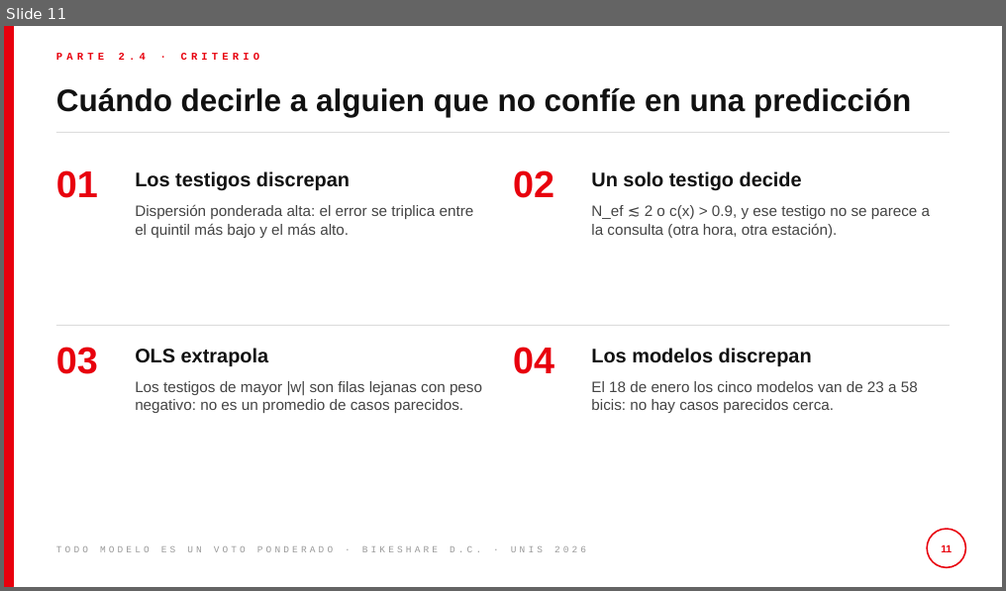
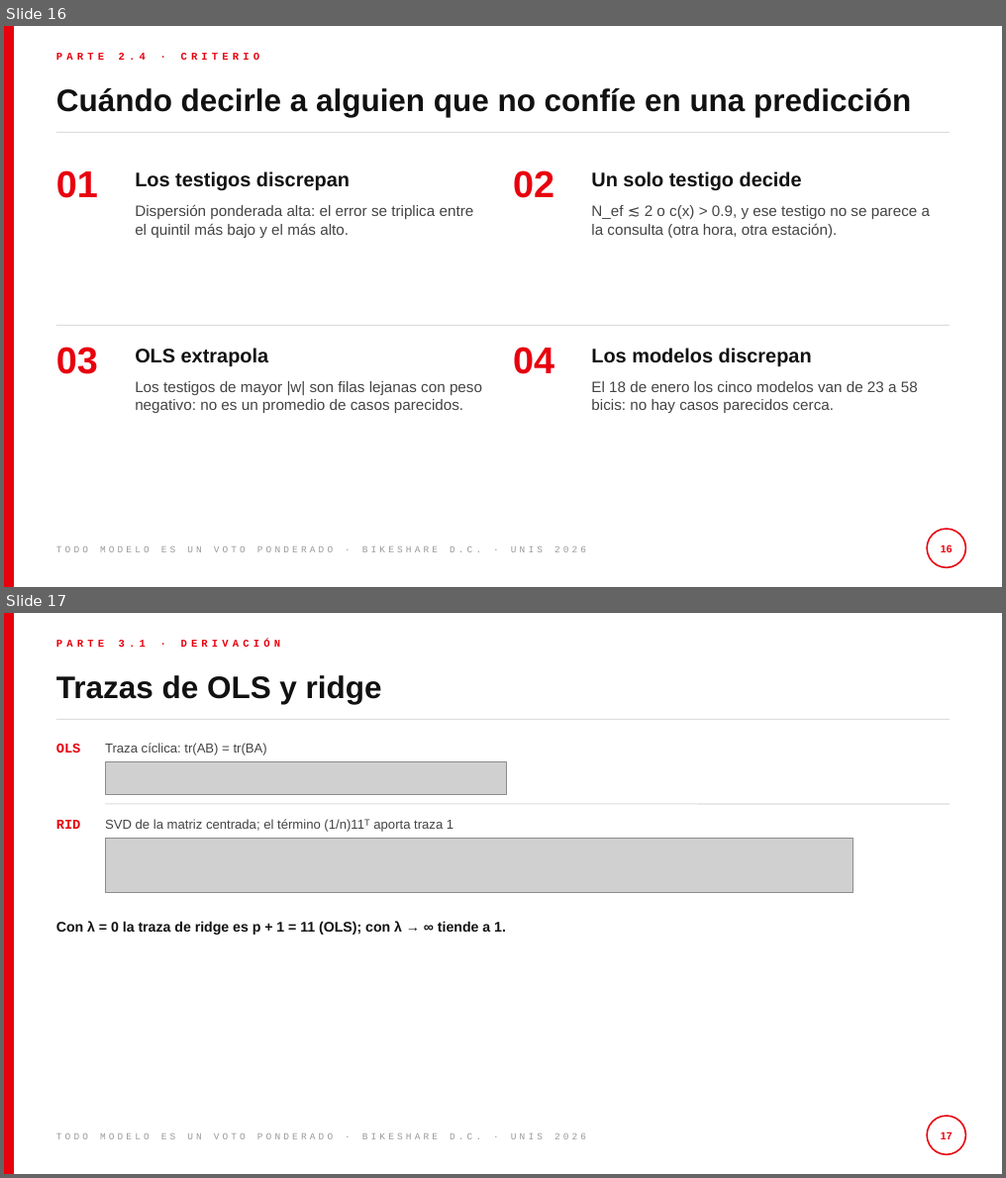
Before and after one commit to pabloflores465/proyecto-final-bikeshare, a slide deck: slides/presentacion.pptx. Shown one above the other, each under a label of ours: slide 11 before the commit, slides 16 and 17 after it. The pictures are 1006x591 and 1006x1178 pixels, drawn with LibreOffice and Linux fonts; fonts in the diff are those of the drawing; grey boxes stand for pictures. Boxes give left, top, right and bottom in pixels: in the first picture for what was removed or moved away, otherwise in the second. Text is boxed around its words. In the diff, an @@ line names an element or a change of style, - is before the commit and + after.

```diff
--- a/slides/presentacion.pptx
+++ b/slides/presentacion.pptx
@@ slide 17 added at [4, 613, 1002, 1174], background #FFFFFF; not listed: 3 template elements that a slide beside it also shows @@
@@ text added at [56, 640, 281, 647], 10 pt, text #E8000D, bold @@
+PARTE 3.1 · DERIVACIÓN
@@ title added at [56, 675, 382, 704], 30 pt, text #111111, bold @@
+Trazas de OLS y ridge
@@ text added at [56, 744, 81, 753], 13 pt, text #E8000D, bold @@
+OLS
@@ text added at [105, 743, 267, 756], 12.5 pt, text #444444 @@
+Traza cíclica: tr(AB) = tr(BA)
@@ picture added at [105, 761, 507, 795] @@
@@ text added at [56, 820, 81, 829], 13 pt, text #E8000D, bold @@
+RID
@@ line added from (105, 804) to (949, 804), #DDDDDD 1 pt @@
@@ text added at [105, 819, 453, 832], 12.5 pt, text #444444 @@
+SVD de la matriz centrada; el término (1/n)11ᵀ aporta traza 1
@@ picture added at [105, 839, 853, 892] @@
@@ text added at [56, 921, 506, 935], 13.5 pt, text #111111, bold @@
+Con λ = 0 la traza de ridge es p + 1 = 11 (OLS); con λ → ∞ tiende a 1.
@@ ellipse added at [927, 1116, 966, 1155], outline #E8000D 1.5 pt @@
@@ page number added at [941, 1132, 952, 1140], 10 pt, text #E8000D, bold @@
+17
@@ what was slide 11 is now slide 16 @@
@@ page number at [941, 545, 952, 553]: text changed @@
-11
+16
```
Also in this commit, not shown: 6 slides changed, 8 other slides added, 3 other files.
